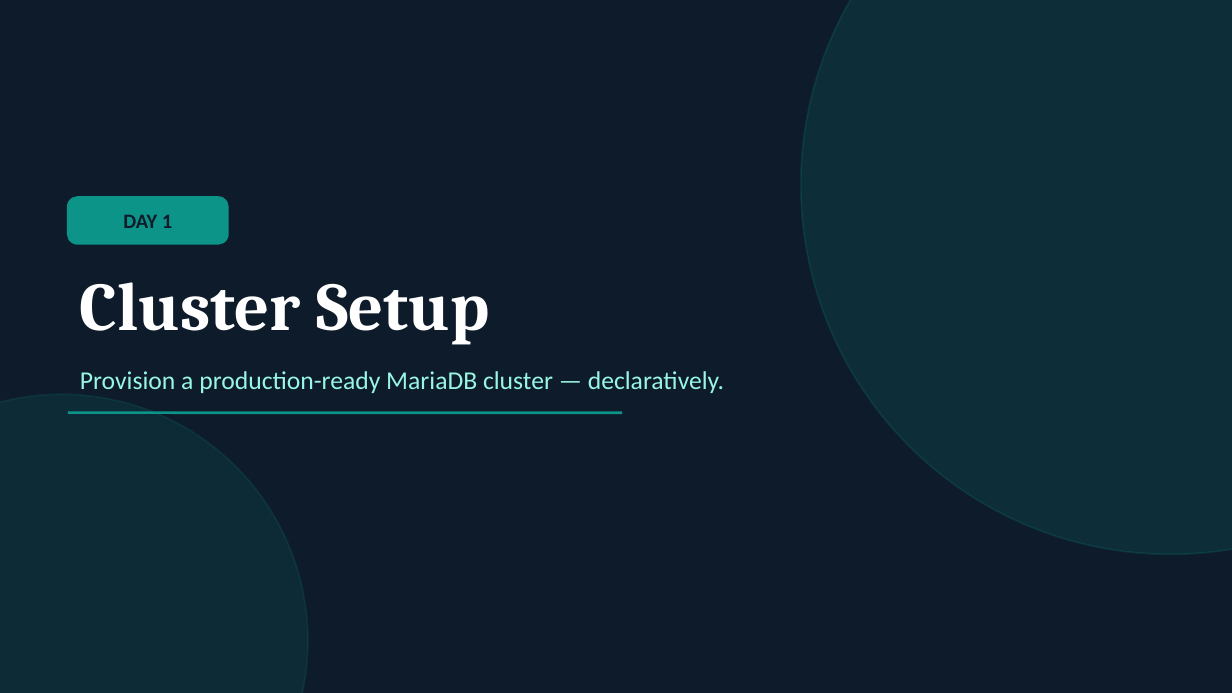
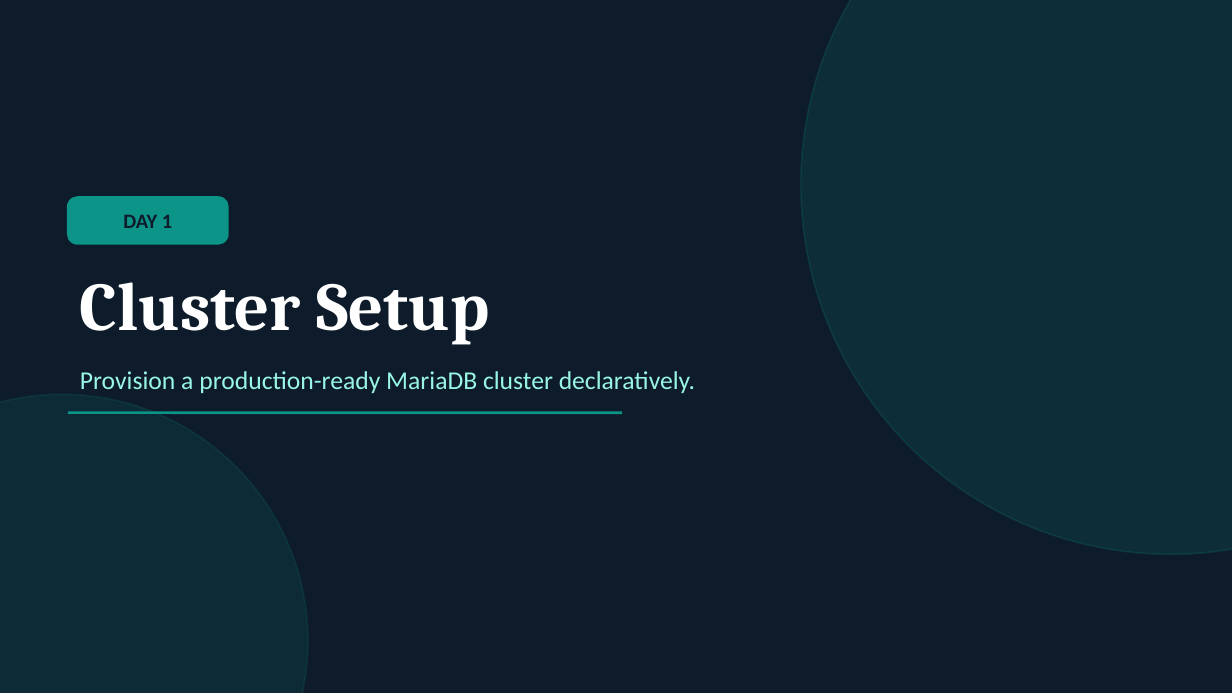
Before and after one commit to mariadb-operator/mariadb-operator, a slide deck: slide 5 of demos/multi-cluster/slides/mariadb-operator.odp. Drawn at 1232x693 pixels with LibreOffice and Linux fonts; fonts in the diff are those of the drawing. Boxes give left, top, right and bottom in pixels: in the first picture for what was removed or moved away, otherwise in the second. Text is boxed around its words. In the diff, an @@ line names an element or a change of style, - is before the commit and + after.

```diff
--- a/demos/multi-cluster/slides/mariadb-operator.odp
+++ b/demos/multi-cluster/slides/mariadb-operator.odp
@@ text at bbox=[80, 371, 695, 393]: text changed @@
-Provision a production-ready MariaDB cluster — declaratively.
+Provision a production-ready MariaDB cluster declaratively.
```
Also in this commit, not shown: 18 other slides changed, 3 other files.
